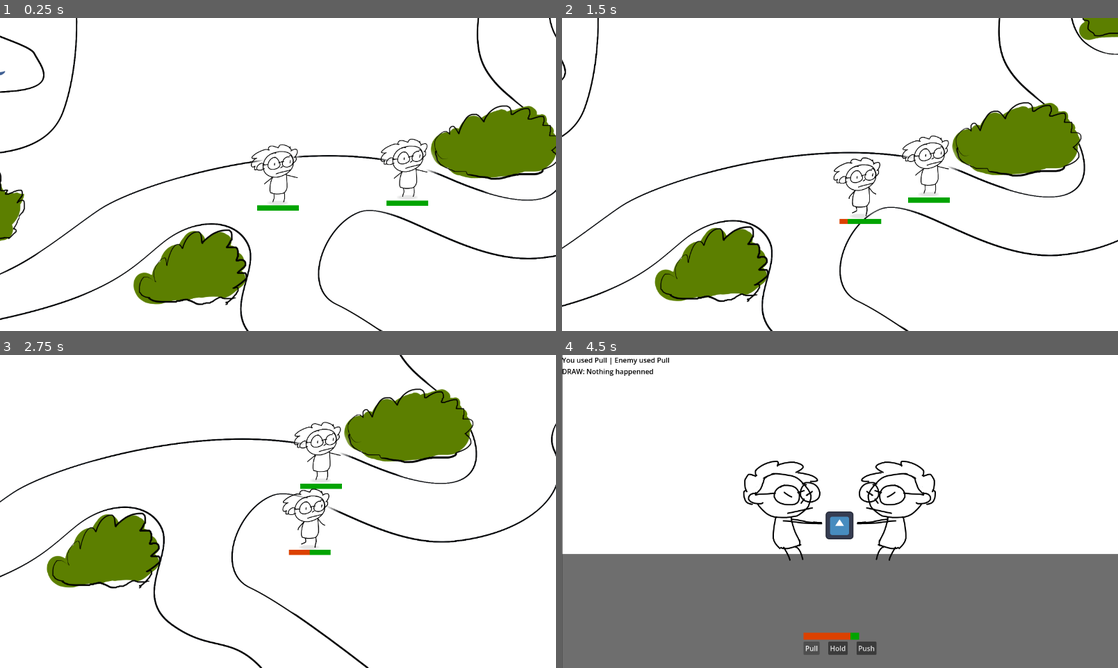
Above: before the commit, frames 1-4 (two rows, left to right).
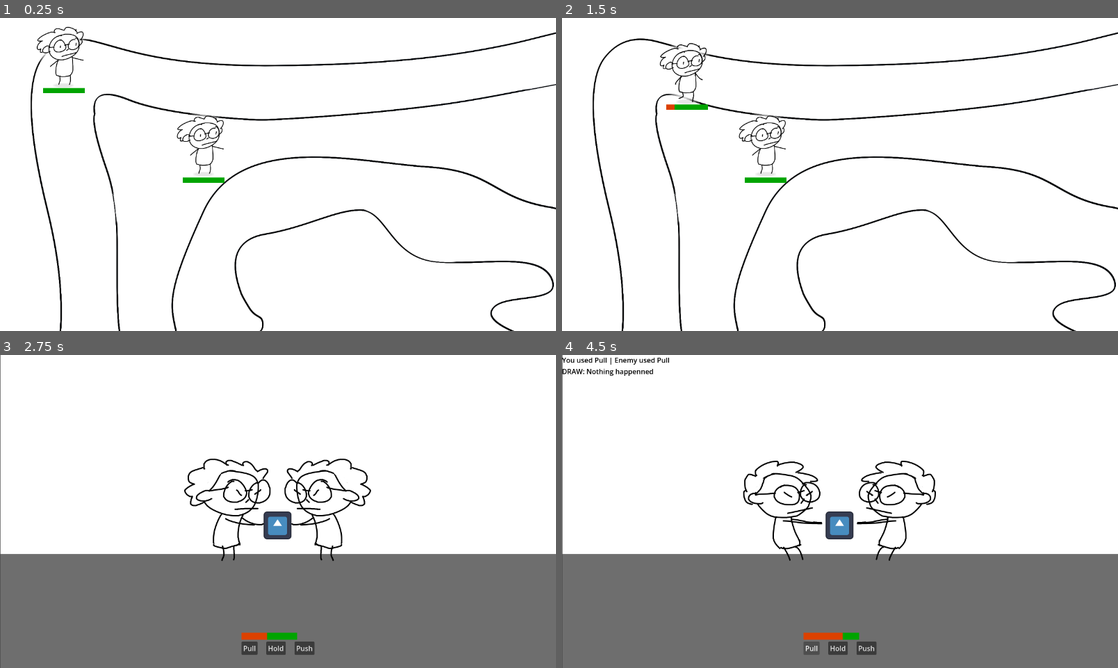
Above: after the commit, the same moments.

Repository: johnreybacal/gran-theft-aubrey
Game: Godot game, scene res://scenes/game_explore.tscn
The game is run twice, just before and just after one commit, with the same random seed, the same clock (stepped at 60 frames per second) and the same inputs. The engine's default icon, where the game draws it, is replaced by a stand-in: a white triangle on a blue panel in a dark square.
Inputs:
- Up to frame 1 (0.25 s): no input
- Up to frame 2 (1.5 s): hold D (move_right) 0.53-1.28 s; hold S (move_down) from 1.28 s (still down)
- Up to frame 3 (2.75 s): release S (move_down) at 2.03 s; hold D (move_right) from 2.03 s (still down)
- Up to frame 4 (4.5 s): release D (move_right) at 2.78 s; hold W (move_up) 2.78-3.53 s; hold A (move_left) 3.53-4.25 s; click "Pull" at 4.25 s

The runs differ from the first frame. In frame 1, 14% of the frame differs, in the area x 0-100%, y 0-100%; in frame 2, 14%; in frame 3, 46%; in frame 4, less than 0.1%.

Commit message:
enemy leave

Diff:
--- a/scenes/explore_enemy.tscn
+++ b/scenes/explore_enemy.tscn
@@ -4,14 +4,15 @@
 [ext_resource type="SpriteFrames" uid="uid://blhtrapl7a2a2" path="res://resources/granny_explore_sprite_frames.tres" id="2_j7g34"]
 [ext_resource type="PackedScene" uid="uid://cpyks128hw45y" path="res://scenes/granny_stats.tscn" id="3_j7g34"]
 
-[sub_resource type="RectangleShape2D" id="RectangleShape2D_cxtud"]
-size = Vector2(128, 128)
+[sub_resource type="CapsuleShape2D" id="CapsuleShape2D_j7g34"]
+radius = 55.0
+height = 180.0
 
 [sub_resource type="Gradient" id="Gradient_cantd"]
-offsets = PackedFloat32Array(0.055989582, 0.42578125, 0.73307294)
+offsets = PackedFloat32Array(0.055989582, 0.4674479, 0.70703125)
 colors = PackedColorArray(1, 1, 1, 1, 1, 1, 1, 1, 1, 1, 1, 0)
 
-[sub_resource type="GradientTexture2D" id="GradientTexture2D_w3v0f"]
+[sub_resource type="GradientTexture2D" id="GradientTexture2D_j7g34"]
 gradient = SubResource("Gradient_cantd")
 fill = 1
 fill_from = Vector2(0.5, 0.5)
@@ -28,6 +29,7 @@
 
 [node name="ExploreEnemy" type="CharacterBody2D" unique_id=2108070940]
 z_index = 5
+collision_mask = 3
 motion_mode = 1
 script = ExtResource("1_1ytwq")
 
@@ -38,19 +40,19 @@
 autoplay = "idle"
 frame_progress = 0.006888946
 
-[node name="CollisionShape2D" type="CollisionShape2D" parent="." unique_id=848567390]
-shape = SubResource("RectangleShape2D_cxtud")
+[node name="CollisionShape2D" type="CollisionShape2D" parent="." unique_id=250208109]
+shape = SubResource("CapsuleShape2D_j7g34")
 
 [node name="NavigationAgent2D" type="NavigationAgent2D" parent="." unique_id=831515124]
 
 [node name="GrannyStats" parent="." unique_id=284626914 instance=ExtResource("3_j7g34")]
 position = Vector2(0, 97)
 
-[node name="Backdrop" type="Sprite2D" parent="." unique_id=488382023]
+[node name="Backdrop" type="Sprite2D" parent="." unique_id=803981547]
 z_index = -1
-position = Vector2(0.50000685, -4.7683716e-07)
-scale = Vector2(3, 3)
-texture = SubResource("GradientTexture2D_w3v0f")
+position = Vector2(1, -5.0000005)
+scale = Vector2(2.5, 3.5)
+texture = SubResource("GradientTexture2D_j7g34")
 
 [node name="Shadow" type="Sprite2D" parent="." unique_id=348235111]
 modulate = Color(1, 1, 1, 0.1)
--- a/scenes/explore_player.tscn
+++ b/scenes/explore_player.tscn
@@ -4,15 +4,16 @@
 [ext_resource type="SpriteFrames" uid="uid://blhtrapl7a2a2" path="res://resources/granny_explore_sprite_frames.tres" id="2_yuam7"]
 [ext_resource type="PackedScene" uid="uid://cpyks128hw45y" path="res://scenes/granny_stats.tscn" id="3_yuam7"]
 
-[sub_resource type="RectangleShape2D" id="RectangleShape2D_cxtud"]
-size = Vector2(128, 128)
+[sub_resource type="CapsuleShape2D" id="CapsuleShape2D_yuam7"]
+radius = 55.0
+height = 180.0
 
-[sub_resource type="Gradient" id="Gradient_cantd"]
+[sub_resource type="Gradient" id="Gradient_1qjc3"]
 offsets = PackedFloat32Array(0.055989582, 0.4674479, 0.70703125)
 colors = PackedColorArray(1, 1, 1, 1, 1, 1, 1, 1, 1, 1, 1, 0)
 
 [sub_resource type="GradientTexture2D" id="GradientTexture2D_yuam7"]
-gradient = SubResource("Gradient_cantd")
+gradient = SubResource("Gradient_1qjc3")
 fill = 1
 fill_from = Vector2(0.5, 0.5)
 
@@ -28,25 +29,26 @@
 
 [node name="ExplorePlayer" type="CharacterBody2D" unique_id=851270054]
 z_index = 5
+collision_mask = 3
 motion_mode = 1
 script = ExtResource("1_cxtud")
 
 [node name="AnimatedSprite2D" type="AnimatedSprite2D" parent="." unique_id=340199218]
 scale = Vector2(0.75, 0.75)
 sprite_frames = ExtResource("2_yuam7")
-animation = &"knees_hurt"
+animation = &"idle"
 autoplay = "idle"
 
 [node name="CollisionShape2D" type="CollisionShape2D" parent="." unique_id=398498441]
-shape = SubResource("RectangleShape2D_cxtud")
+shape = SubResource("CapsuleShape2D_yuam7")
 
 [node name="GrannyStats" parent="." unique_id=284626914 instance=ExtResource("3_yuam7")]
 position = Vector2(0, 95)
 
 [node name="Backdrop" type="Sprite2D" parent="." unique_id=694907883]
 z_index = -1
-position = Vector2(1, 0)
-scale = Vector2(3, 3)
+position = Vector2(1, -5.0000005)
+scale = Vector2(2.5, 3.5)
 texture = SubResource("GradientTexture2D_yuam7")
 
 [node name="Shadow" type="Sprite2D" parent="." unique_id=669543659]
--- a/scenes/game_explore.tscn
+++ b/scenes/game_explore.tscn
@@ -3,90 +3,73 @@
 [ext_resource type="Script" uid="uid://bbw8o084ylbys" path="res://scripts/game_explore.gd" id="1_fiwcs"]
 [ext_resource type="PackedScene" uid="uid://cv742kmoulqfk" path="res://scenes/explore_player.tscn" id="1_tutr7"]
 [ext_resource type="PackedScene" uid="uid://cfh1ww543dm42" path="res://scenes/explore_enemy.tscn" id="2_1208y"]
-[ext_resource type="Texture2D" uid="uid://wk4ypjtht2ko" path="res://assets/sprites/map_anim.png" id="4_r354h"]
 [ext_resource type="Texture2D" uid="uid://ucfcpwqmsd5q" path="res://assets/sprites/map.png" id="4_tpdw7"]
 
-[sub_resource type="NavigationPolygon" id="NavigationPolygon_fiwcs"]
-vertices = PackedVector2Array(2025.0234, -1017.03125, 2030.9688, 1002.0078, -2046.0625, 1008.97656, -2058.9297, -1029.9609)
+[sub_resource type="NavigationPolygon" id="NavigationPolygon_tpdw7"]
+vertices = PackedVector2Array(2622, 1014.0078, -2592.0313, 1019.97656, -2599.961, -997.02344, 2622, -1010.96875)
 polygons = Array[PackedInt32Array]([PackedInt32Array(0, 1, 2, 3)])
-outlines = Array[PackedVector2Array]([PackedVector2Array(-2069, -1040, 2035, -1027, 2041, 1012, -2056, 1019)])
+outlines = Array[PackedVector2Array]([PackedVector2Array(-2587, -1012, 2632, -1021, 2632, 1024, -2602, 1030)])
 
-[sub_resource type="AtlasTexture" id="AtlasTexture_qvqj8"]
-atlas = ExtResource("4_r354h")
-region = Rect2(0, 0, 4096, 2048)
-
-[sub_resource type="AtlasTexture" id="AtlasTexture_82kap"]
-atlas = ExtResource("4_r354h")
-region = Rect2(4096, 0, 4096, 2048)
-
-[sub_resource type="SpriteFrames" id="SpriteFrames_4s7jy"]
-animations = [{
-"frames": [{
-"duration": 1.0,
-"texture": SubResource("AtlasTexture_qvqj8")
-}, {
-"duration": 1.0,
-"texture": SubResource("AtlasTexture_82kap")
-}],
-"loop": true,
-"name": &"default",
-"speed": 3.0
-}]
+[sub_resource type="WorldBoundaryShape2D" id="WorldBoundaryShape2D_r354h"]
 
 [node name="GameExplore" type="Node2D" unique_id=1622595834]
 script = ExtResource("1_fiwcs")
 
 [node name="ExplorePlayer" parent="." unique_id=1418164251 instance=ExtResource("1_tutr7")]
-position = Vector2(423, 378)
+position = Vector2(-1852, -904)
 
 [node name="Camera2D" type="Camera2D" parent="ExplorePlayer" unique_id=392920982]
 zoom = Vector2(0.75, 0.75)
+limit_left = -2048
+limit_top = -1024
+limit_right = 2048
+limit_bottom = 1024
 position_smoothing_enabled = true
 position_smoothing_speed = 2.0
 
 [node name="ExploreEnemy" parent="." unique_id=1382464199 instance=ExtResource("2_1208y")]
-position = Vector2(821, 361)
+position = Vector2(-1422, -632)
 
 [node name="NavigationRegion2D" type="NavigationRegion2D" parent="." unique_id=447760284]
-navigation_polygon = SubResource("NavigationPolygon_fiwcs")
-
-[node name="NavigationObstacle2D" type="NavigationObstacle2D" parent="NavigationRegion2D" unique_id=1355949240]
-vertices = PackedVector2Array(-1314, -338, -928, -442, -796, -303, -414, -272, -348, -200, -536, -137, -511, -77, -316, 10, -301, 105, -479, 133, -479, 133, -787, 101, -1013, 177, -1393, 29, -1374, -49, -1261, -68, -1261, -68, -1264, -103, -1330, -234)
-
-[node name="NavigationObstacle2D2" type="NavigationObstacle2D" parent="NavigationRegion2D" unique_id=1604640176]
-vertices = PackedVector2Array(139, -206, 104, -52, 318, -5, 716, -24, 917, -68, 873, -244, 641, -363, 327, -329)
-
-[node name="NavigationObstacle2D3" type="NavigationObstacle2D" parent="NavigationRegion2D" unique_id=1834636390]
-vertices = PackedVector2Array(-687, 497, -639, 591, -398, 575, -376, 456, -464, 400, -639, 415, -639, 415)
-
-[node name="NavigationObstacle2D4" type="NavigationObstacle2D" parent="NavigationRegion2D" unique_id=28444345]
-position = Vector2(690, 192)
-vertices = PackedVector2Array(-687, 497, -639, 591, -398, 575, -376, 456, -464, 400, -639, 415, -639, 415)
-
-[node name="NavigationObstacle2D5" type="NavigationObstacle2D" parent="NavigationRegion2D" unique_id=1593330249]
-position = Vector2(1635, -200)
-vertices = PackedVector2Array(-687, 497, -639, 591, -398, 575, -376, 456, -464, 400, -639, 415, -639, 415)
-
-[node name="NavigationObstacle2D6" type="NavigationObstacle2D" parent="NavigationRegion2D" unique_id=858474564]
-position = Vector2(1974, -624)
-vertices = PackedVector2Array(-687, 497, -639, 591, -398, 575, -376, 456, -464, 400, -639, 415, -639, 415)
-
-[node name="NavigationObstacle2D7" type="NavigationObstacle2D" parent="NavigationRegion2D" unique_id=1138316740]
-position = Vector2(1302, -1038)
-vertices = PackedVector2Array(-687, 497, -639, 591, -398, 575, -376, 456, -464, 400, -639, 415, -639, 415)
-
-[node name="NavigationObstacle2D8" type="NavigationObstacle2D" parent="NavigationRegion2D" unique_id=1331574256]
-position = Vector2(-334, -1201)
-vertices = PackedVector2Array(-687, 497, -639, 591, -398, 575, -376, 456, -450, 433, -616, 439)
-
-[node name="NavigationObstacle2D9" type="NavigationObstacle2D" parent="NavigationRegion2D" unique_id=559706139]
-position = Vector2(-334, -1201)
-vertices = PackedVector2Array(-1617, 2015, -1633, 1936, -1391, 2074, -1420, 2118)
-
-[node name="AnimatedSprite2D" type="AnimatedSprite2D" parent="." unique_id=451189809]
-sprite_frames = SubResource("SpriteFrames_4s7jy")
-autoplay = "default"
+navigation_polygon = SubResource("NavigationPolygon_tpdw7")
 
 [node name="Sprite2D" type="Sprite2D" parent="." unique_id=1182650496]
 z_index = -1
 texture = ExtResource("4_tpdw7")
+
+[node name="Bounds" type="Node2D" parent="." unique_id=1456287475]
+
+[node name="Bottom" type="StaticBody2D" parent="Bounds" unique_id=70521101]
+position = Vector2(0, 1028)
+collision_layer = 2
+collision_mask = 0
+
+[node name="CollisionShape2D" type="CollisionShape2D" parent="Bounds/Bottom" unique_id=1516136219]
+shape = SubResource("WorldBoundaryShape2D_r354h")
+
+[node name="Top" type="StaticBody2D" parent="Bounds" unique_id=1450516101]
+position = Vector2(0, -1028)
+collision_layer = 2
+collision_mask = 0
+
+[node name="CollisionShape2D" type="CollisionShape2D" parent="Bounds/Top" unique_id=1870219185]
+rotation = 3.1415927
+shape = SubResource("WorldBoundaryShape2D_r354h")
+
+[node name="Left" type="StaticBody2D" parent="Bounds" unique_id=1091911555]
+position = Vector2(-2048, 0)
+collision_layer = 2
+collision_mask = 0
+
+[node name="CollisionShape2D" type="CollisionShape2D" parent="Bounds/Left" unique_id=1700689799]
+rotation = 1.5707964
+shape = SubResource("WorldBoundaryShape2D_r354h")
+
+[node name="Right" type="StaticBody2D" parent="Bounds" unique_id=2099247068]
+position = Vector2(2048, 0)
+collision_layer = 2
+collision_mask = 0
+
+[node name="CollisionShape2D" type="CollisionShape2D" parent="Bounds/Right" unique_id=196644913]
+rotation = 4.712389
+shape = SubResource("WorldBoundaryShape2D_r354h")
--- a/scripts/classes.gd
+++ b/scripts/classes.gd
@@ -71,6 +71,7 @@
     var is_avoiding: bool = false
     var is_stunned: bool = false
     var is_stolen: bool = false
+    var is_leaving: bool = false
 
     static func init(p_instance_id: int, p_stats: GrannyStats, p_sprite: AnimatedSprite2D, p_arthritis_rate: float = 1):
         var instance = GrannyNpc.new()
--- a/scripts/explore_enemy.gd
+++ b/scripts/explore_enemy.gd
@@ -39,11 +39,14 @@
 
     granny.increase_arthritis(delta)
 
+    if granny.is_leaving and abs(position.x) > 2100:
+        queue_free()
+
     move_and_slide()
 
 
 func _handle_animation():
-    if granny.is_avoiding or granny.is_chasing:
+    if granny.is_avoiding or granny.is_chasing or granny.is_leaving:
         if granny.can_move() and not granny.is_stunned:
             granny.play_walk(velocity.x < 0)
         else:
@@ -62,7 +65,7 @@
         return true
 
     # Targeting
-    if granny.is_avoiding or granny.is_chasing:
+    if granny.is_avoiding or granny.is_chasing or granny.is_leaving:
         target_interval -= delta
         if target_interval <= 0:
             target_interval = .25
@@ -87,7 +90,11 @@
                 granny.is_chasing = false
                 chase_interval = 5
                 granny.stats.on_chasing_end()
-                _set_movement_target(position)
+                granny.stats.on_leaving()
+                # Ignore Bounds
+                collision_mask = 1
+                granny.is_leaving = true
+                _set_movement_target(Vector2(2500 * (1 if position.x >= 0 else -1), position.y))
 
     return false
 
--- a/scripts/granny_stats.gd
+++ b/scripts/granny_stats.gd
@@ -5,6 +5,7 @@
 const AVOIDING = "Avoiding."
 const STUNNED = "Stunned."
 const KNEES_HURT = "Knees Hurt."
+const LEAVING = "Calling Police."
 
 
 @onready var arthritis_bar: TextureProgressBar = $ArthritisBar
@@ -45,6 +46,9 @@
 func on_avoiding_end():
     remove_label(AVOIDING)
 
+func on_leaving():
+    add_label(LEAVING)
+
 
 func add_label(text: String):
     if not state_label.text.contains(text):
